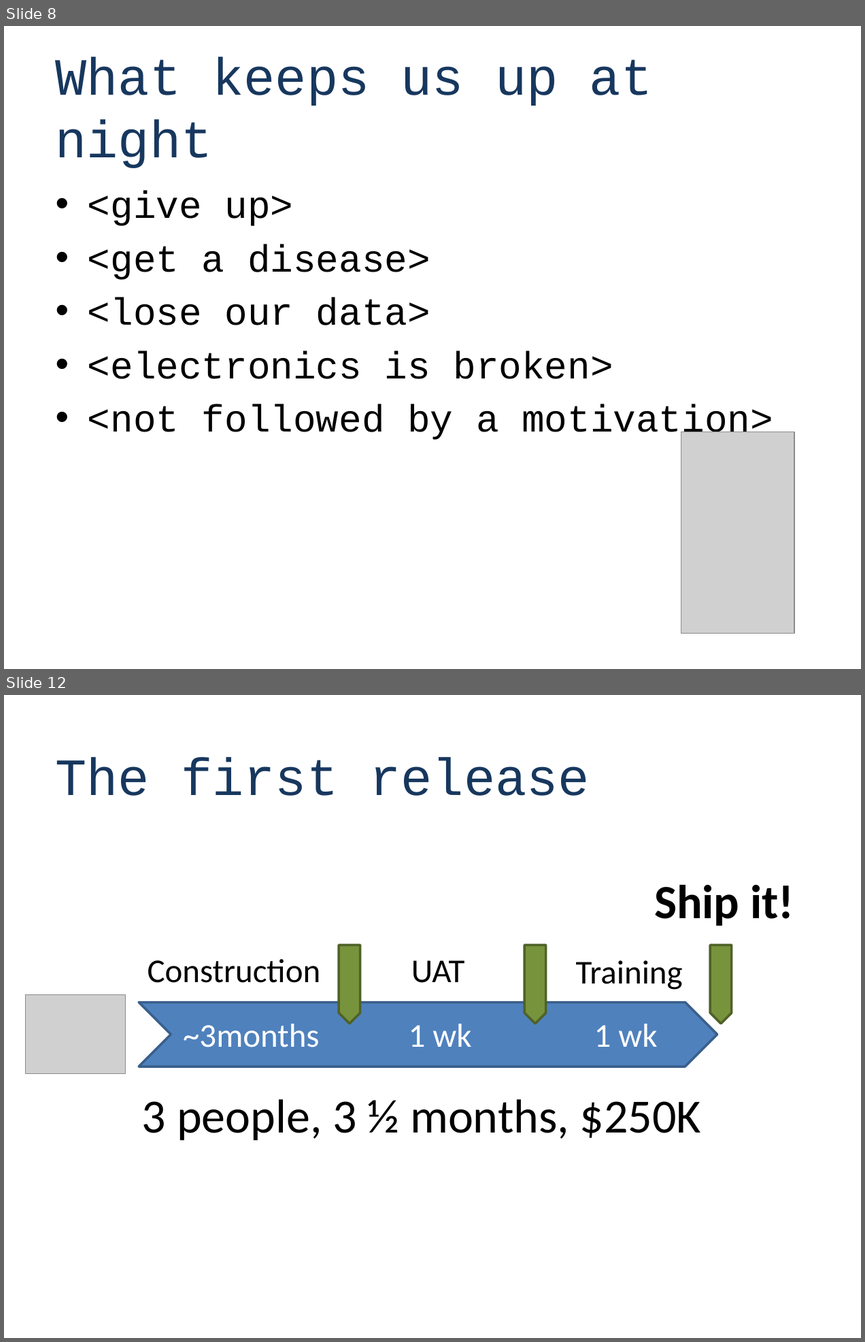
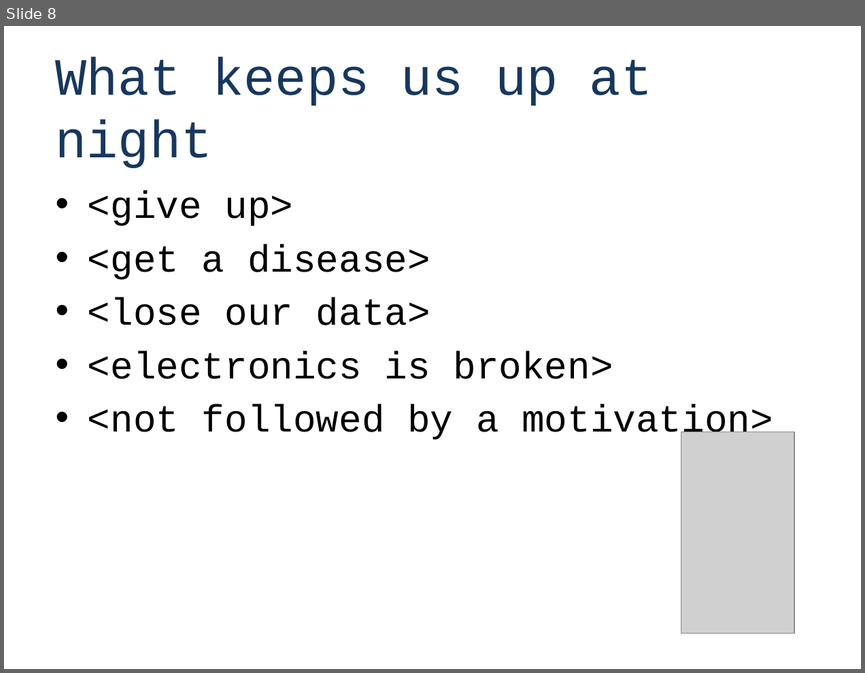
Before and after one commit to class-snct-rikitakelab/SmartGreenhousing, a slide deck: inception-deck-06-29.pptx. Shown one above the other, each under a label of ours: slides 8 and 12 before the commit, slide 8 after it; the slides between them are not shown. The pictures are 865x1342 and 865x673 pixels, drawn with LibreOffice and Linux fonts; fonts in the diff are those of the drawing; grey boxes stand for pictures. Boxes give left, top, right and bottom in pixels: in the first picture for what was removed or moved away, otherwise in the second. Text is boxed around its words. In the diff, an @@ line names an element or a change of style, - is before the commit and + after.

```diff
--- a/inception-deck-06-29.pptx
+++ b/inception-deck-06-29.pptx
@@ slide 12 removed at (4, 695, 861, 1338), background #FFFFFF @@
@@ title removed at (56, 757, 589, 796) @@
-The first release
@@ text removed at (654, 885, 793, 926) @@
-Ship it!
@@ text removed at (147, 959, 321, 983) @@
-Construction
@@ pentagon arrow removed at (339, 945, 360, 1023) @@
@@ pentagon arrow removed at (524, 945, 546, 1023) @@
@@ pentagon arrow removed at (711, 945, 732, 1023) @@
@@ text removed at (411, 960, 465, 983) @@
-UAT
@@ text removed at (576, 960, 683, 989) @@
-Training
@@ picture removed at (26, 995, 126, 1074) @@
@@ chevron removed at (139, 1002, 717, 1066) @@
@@ text removed at (183, 1023, 320, 1047) @@
-~3months
@@ text removed at (409, 1023, 471, 1047) @@
-1 wk
@@ text removed at (594, 1023, 657, 1047) @@
-1 wk
@@ text removed at (142, 1099, 701, 1140) @@
-3 people, 3 ½ months, $250K
```
Also in this commit, not shown: 5 slides changed, 1 slide added, 1 other slide removed, 1 other file.
